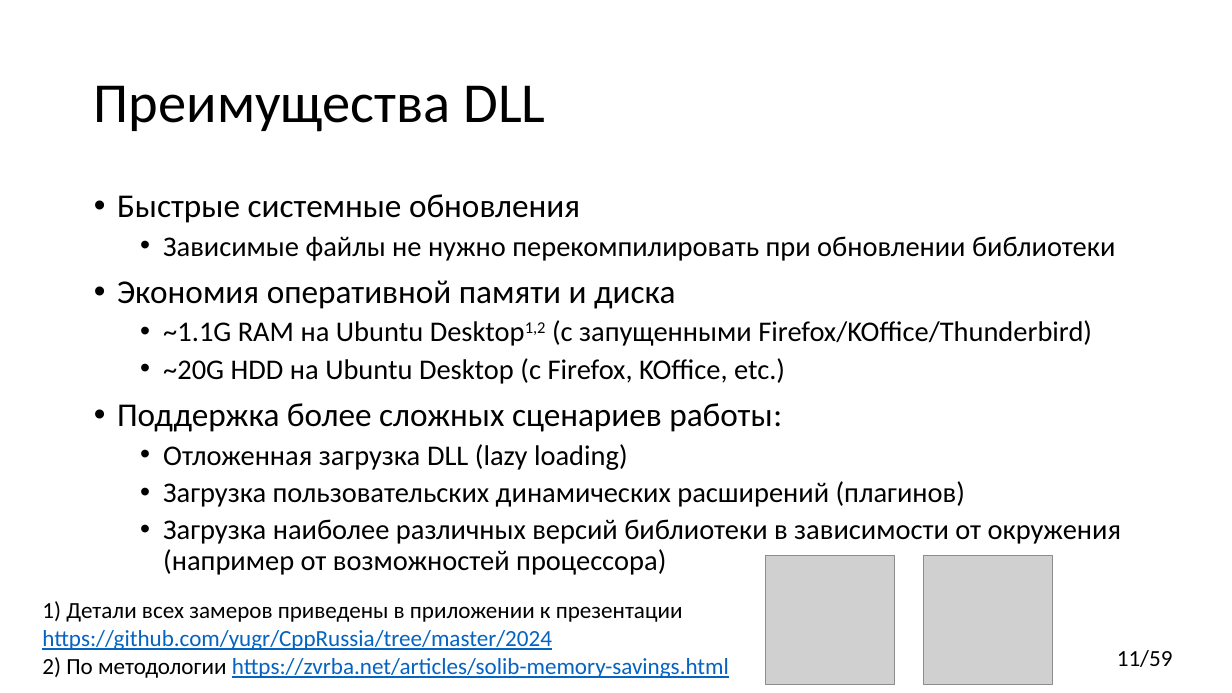
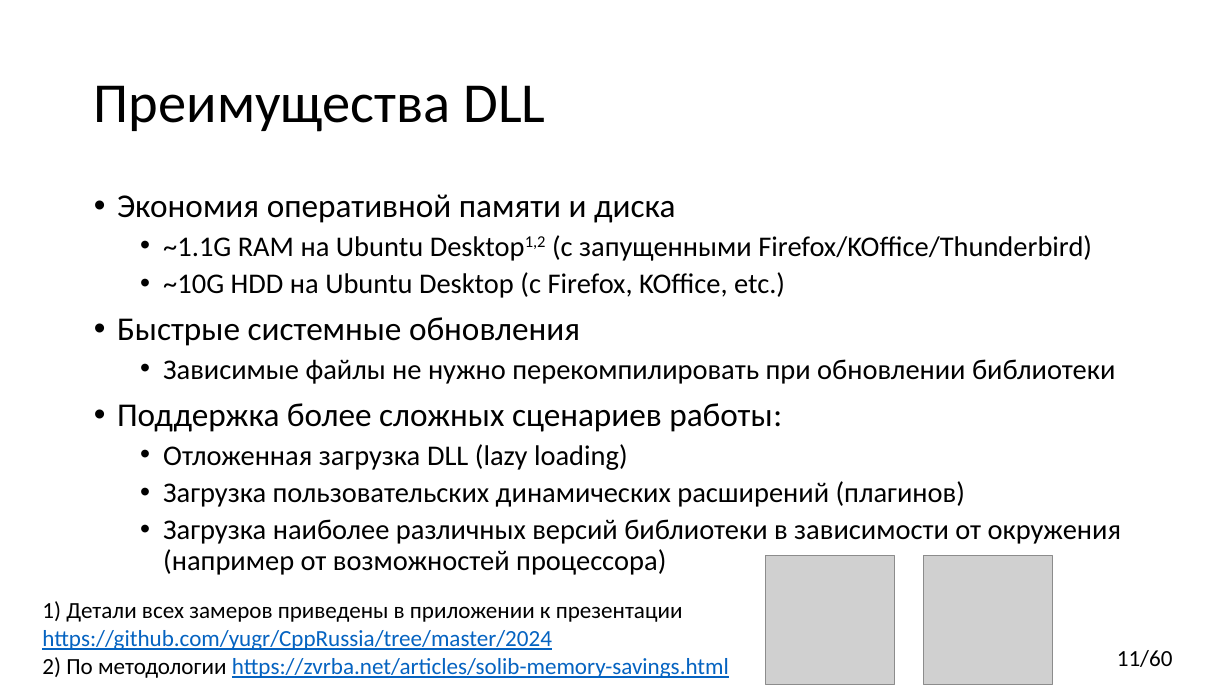
Before and after one commit to yugr/CppRussia, a slide deck: slide 11 of 2024/RU.pptx. Drawn at 1232x693 pixels with LibreOffice and Linux fonts; fonts in the diff are those of the drawing; grey boxes stand for pictures. Boxes give left, top, right and bottom in pixels: in the first picture for what was removed or moved away, otherwise in the second. Text is boxed around its words. In the diff, an @@ line names an element or a change of style, - is before the commit and + after.

```diff
--- a/2024/RU.pptx
+++ b/2024/RU.pptx
@@ text at box(117, 194, 1092, 298): paragraphs added @@
+• Экономия оперативной памяти и диска
+  • ~1.1G RAM на Ubuntu Desktop1,2 (с запущенными Firefox/KOffice/Thunderbird)
+  • ~10G HDD на Ubuntu Desktop (с Firefox, KOffice, etc.)
@@ text at box(117, 280, 1092, 384): paragraphs removed @@
-• Экономия оперативной памяти и диска
-  • ~1.1G RAM на Ubuntu Desktop1,2 (с запущенными Firefox/KOffice/Thunderbird)
-  • ~20G HDD на Ubuntu Desktop (с Firefox, KOffice, etc.)
@@ page number at box(1117, 650, 1173, 667): text changed @@
-11/59
+11/60
```
Also in this commit, not shown: 2 other slides changed, 1 slide added, 1 other file.
